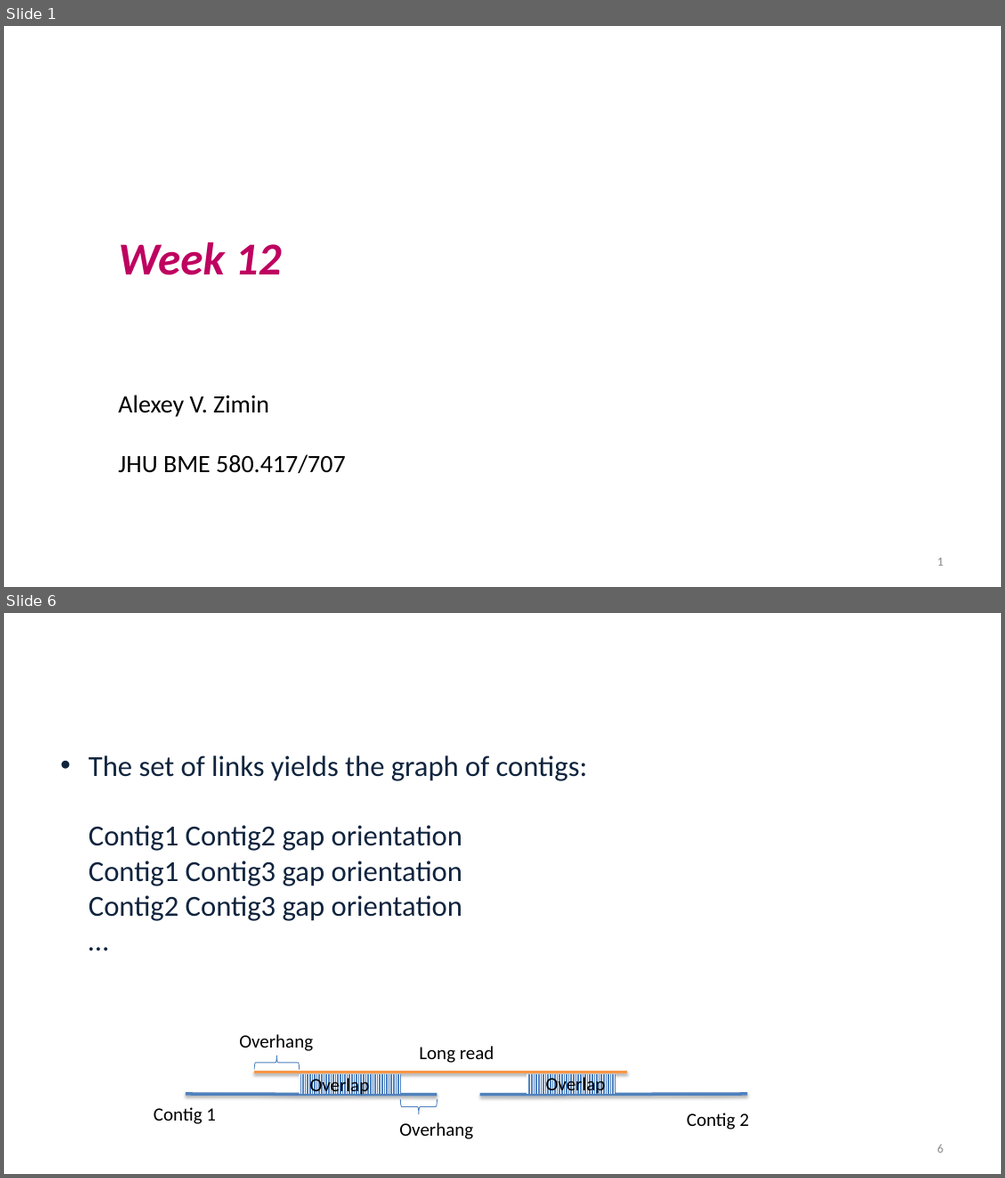
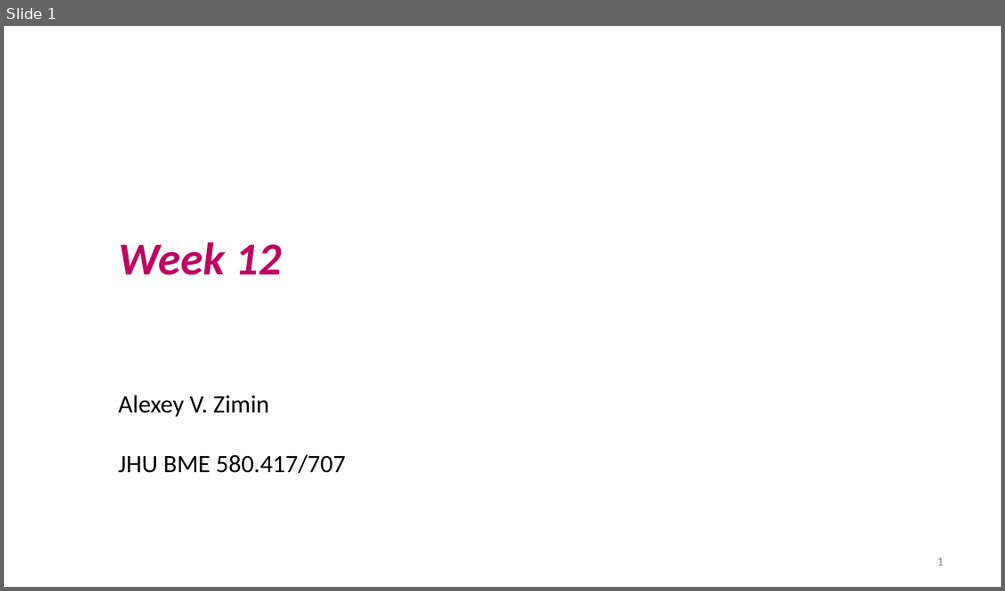
Before and after one commit to alekseyzimin/BME-Algorithms-for-Analysis-of-Genomic-Data, a slide deck: Lectures/Week 12 -- Viterbi Deep Learning.pptx. Shown one above the other, each under a label of ours: slides 1 and 6 before the commit, slide 1 after it; the slides between them are not shown. The pictures are 1005x1178 and 1005x591 pixels, drawn with LibreOffice and Linux fonts; fonts in the diff are those of the drawing; background and template pictures are left out. Boxes give left, top, right and bottom in pixels: in the first picture for what was removed or moved away, otherwise in the second. Text is boxed around its words. In the diff, an @@ line names an element or a change of style, - is before the commit and + after.

```diff
--- a/Lectures/Week 12 -- Viterbi Deep Learning.pptx
+++ b/Lectures/Week 12 -- Viterbi Deep Learning.pptx
@@ slide 6 removed at (x1=4, y1=613, x2=1001, y2=1174), background picture (left out) @@
@@ title removed at (x1=53, y1=668, x2=950, y2=706) @@
-The SAMBA algorithm: links
@@ text removed at (x1=89, y1=755, x2=588, y2=921) @@
-• The set of links yields the graph of contigs:
-  Contig1 Contig2 gap orientation
-  Contig1 Contig3 gap orientation
-  Contig2 Contig3 gap orientation
-  …
@@ text removed at (x1=239, y1=1034, x2=313, y2=1051) @@
-Overhang
@@ left brace removed at (x1=254, y1=1055, x2=299, y2=1070) @@
@@ text removed at (x1=419, y1=1046, x2=494, y2=1062) @@
-Long read
@@ line removed from (254, 1072) to (627, 1072) @@
@@ rectangle removed at (x1=299, y1=1074, x2=400, y2=1094) @@
@@ text removed at (x1=310, y1=1075, x2=370, y2=1096) @@
-Overlap
@@ rectangle removed at (x1=526, y1=1074, x2=615, y2=1094) @@
@@ text removed at (x1=546, y1=1074, x2=606, y2=1094) @@
-Overlap
@@ text removed at (x1=154, y1=1107, x2=216, y2=1124) @@
-Contig 1
@@ line removed from (186, 1094) to (437, 1094) @@
@@ left brace removed at (x1=401, y1=1100, x2=437, y2=1114) @@
@@ line removed from (479, 1094) to (747, 1094) @@
@@ text removed at (x1=687, y1=1112, x2=749, y2=1129) @@
-Contig 2
@@ text removed at (x1=399, y1=1122, x2=473, y2=1139) @@
-Overhang
@@ page number removed at (x1=937, y1=1144, x2=943, y2=1152) @@
-6
```
Also in this commit, not shown: 22 slides changed, 3 slides added, 10 other slides removed.
